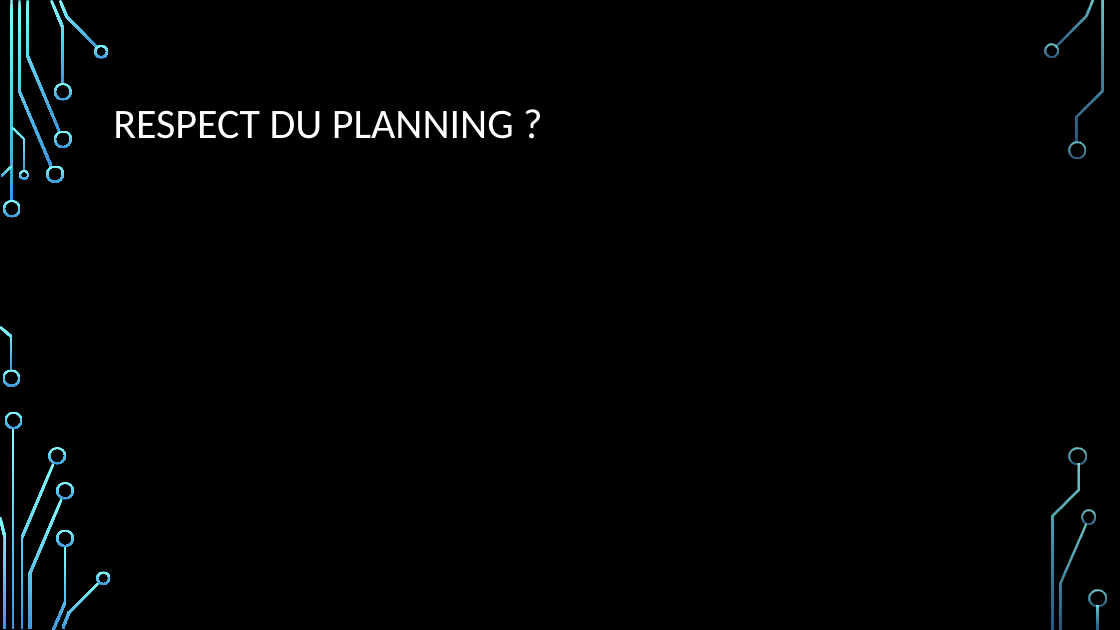
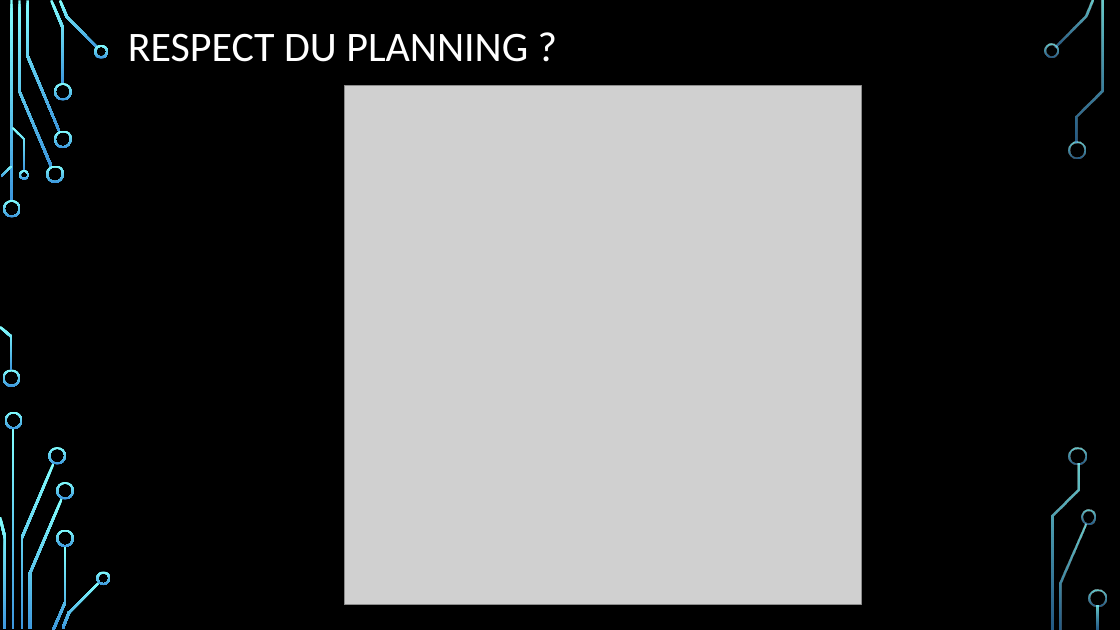
Before and after one commit to FerreiraDantas-AlipioPenedo/ProjetC--FerreiraDantas-AlipioPenedo, a slide deck: slide 4 of Presentation Pyramid.pptx. Drawn at 1120x630 pixels with LibreOffice and Linux fonts; fonts in the diff are those of the drawing; grey boxes stand for pictures; background and template pictures are left out. Boxes give left, top, right and bottom in pixels: in the first picture for what was removed or moved away, otherwise in the second. Text is boxed around its words. In the diff, an @@ line names an element or a change of style, - is before the commit and + after.

```diff
--- a/Presentation Pyramid.pptx
+++ b/Presentation Pyramid.pptx
@@ title "RESPECT DU PLANNING ?" moved from (x1=113, y1=110, x2=514, y2=139) to (x1=128, y1=33, x2=528, y2=62) @@
@@ picture added at (x1=344, y1=85, x2=861, y2=605) @@
```
Also in this commit, not shown: 1 other slide changed, 1 slide added.
